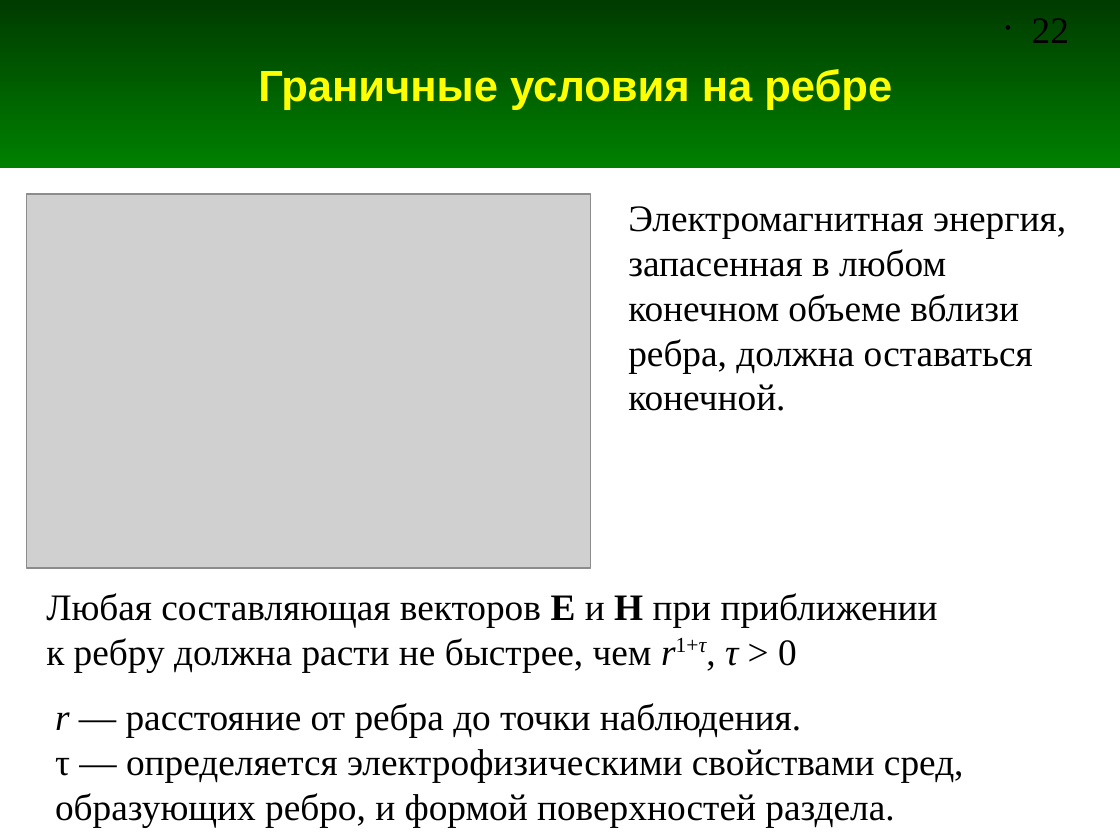
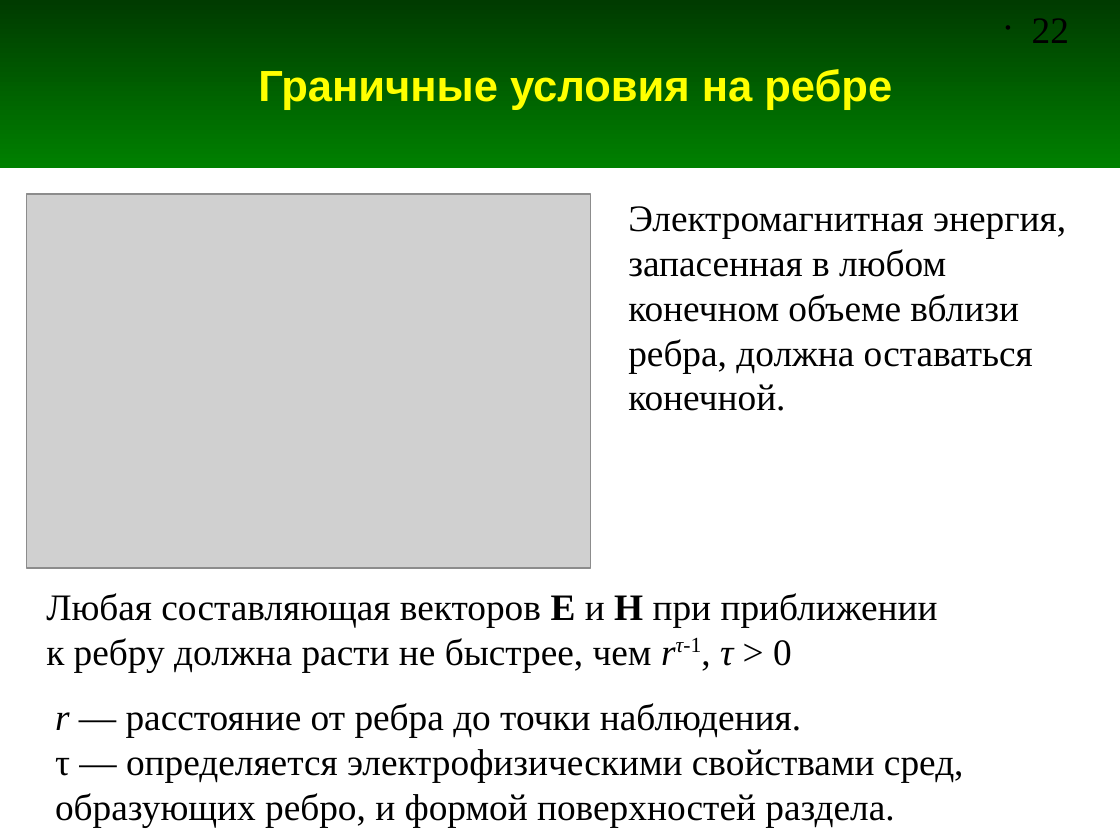
Before and after one commit to andris0147sv/modelling, a slide deck: slide 22 of presentations/1. Problem Statement.odp. Drawn at 1120x840 pixels with LibreOffice and Linux fonts; fonts in the diff are those of the drawing; grey boxes stand for pictures. Boxes give left, top, right and bottom in pixels: in the first picture for what was removed or moved away, otherwise in the second. Text is boxed around its words. In the diff, an @@ line names an element or a change of style, - is before the commit and + after.

```diff
--- a/presentations/1. Problem Statement.odp
+++ b/presentations/1. Problem Statement.odp
@@ text at bbox=[46, 637, 792, 672]: text changed @@
-к ребру должна расти не быстрее, чем r1+τ, τ > 0
+к ребру должна расти не быстрее, чем rτ-1, τ > 0
```
Also in this commit, not shown: 1 other slide changed.
